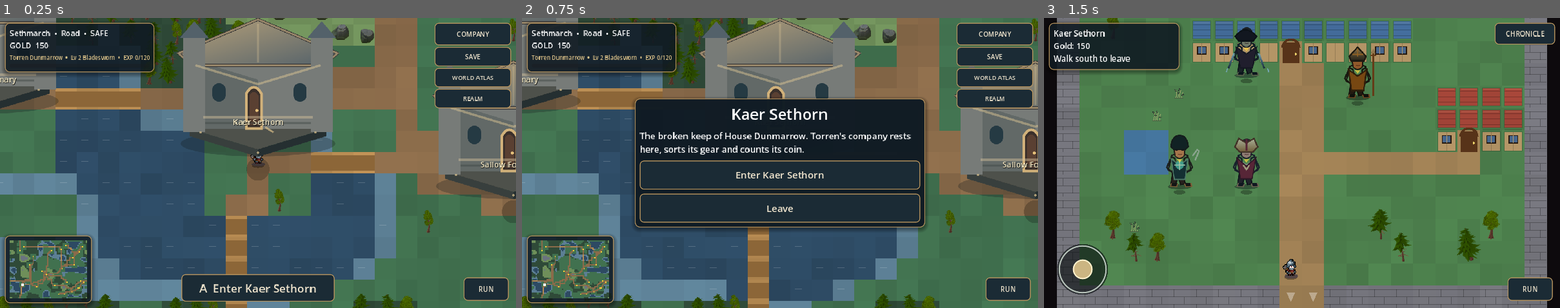
Above: before the commit, frames 1-3 (left to right).
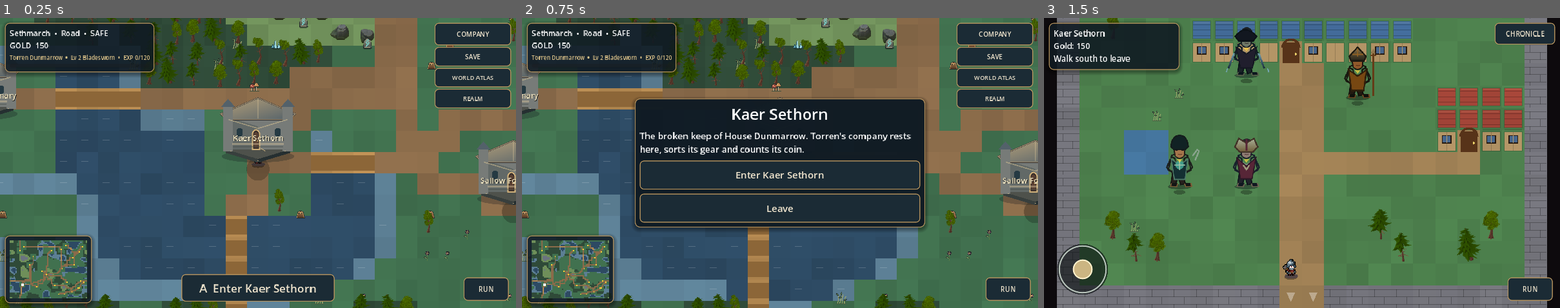
Above: after the commit, the same moments.

Repository: ninjun42215-gif/KindleWake
Game: Godot game, scene res://World.tscn
Same seed, same stepped clock (60 frames per second), same inputs: the game is played once before the commit and once after it. This scene is started directly instead of the project's main scene.
Inputs:
- Up to frame 1 (0.25 s): no input
- Up to frame 2 (0.75 s): click "A Enter Kaer Sethorn" at 0.5 s
- Up to frame 3 (1.5 s): click "Enter Kaer Sethorn" at 1.25 s

The runs differ from the first frame. In frame 1, 18% of the frame differs, in the area x 0-100%, y 0-99%; in frame 2, 13%; in frame 3, nothing differs.

Commit message:
Reduce overworld building scale and add terrain detail sprites

Diff:
--- a/Kindlewake/scripts/ui/world_scene.gd
+++ b/Kindlewake/scripts/ui/world_scene.gd
@@ -491,6 +491,8 @@
         var k: String = str(d["kind"])
         if k == "tex":
             Art.draw_world(self, str(d["name"]), Vector2(float(d["x"]), float(d["y"])), float(d["scale"]))
+        elif k == "field":
+            Art.draw_prop(self, str(d["name"]), Vector2(float(d["x"]), float(d["y"])), float(d["scale"]))
         elif k == "place":
             _draw_place(d["place"])
         else:
@@ -523,6 +525,20 @@
                 out.append({"y": origin.y + TILE * (0.7 + 0.2 * h2), "kind": "tex", "name": "rock_a" if h2 < 0.5 else "rock_b", "x": origin.x + TILE * (0.3 + 0.4 * h2), "scale": 0.9})
             elif t == WorldMap.GRASS and h > 0.965:
                 out.append({"y": origin.y + TILE * 0.8, "kind": "tex", "name": "tree_a" if h2 < 0.5 else "tree_b", "x": origin.x + TILE * 0.5, "scale": 0.6})
+            # Sparse secondary details add regional texture without cluttering roads.
+            var detail_roll: float = WorldMap.hash01(canonical.x, canonical.y, 73)
+            if detail_roll > 0.925:
+                var field_name: String = ""
+                if t == WorldMap.GRASS:
+                    field_name = "flower" if h2 < 0.5 else "stump"
+                elif t == WorldMap.FOREST:
+                    field_name = "mushrooms" if h2 < 0.5 else "reeds"
+                elif t == WorldMap.HILL:
+                    field_name = "crystals" if h2 < 0.5 else "rune_stone"
+                elif t == WorldMap.FORD:
+                    field_name = "reeds"
+                if field_name != "":
+                    out.append({"y": origin.y + TILE * 0.88, "kind": "field", "name": field_name, "x": origin.x + TILE * (0.3 + 0.4 * h2), "scale": 0.24})
     return out
 
 
@@ -576,10 +592,10 @@
     var kind: String = str(p.get("kind", ""))
     var c: Vector2 = p.get("_render_pos", cell_center(wmap.place_cell(id)))
     draw_circle(c + Vector2(0, 14), 26.0, Color(0, 0, 0, 0.22))
-    var top: float = 60.0
+    var top: float = 46.0
     if kind == "keep" or kind == "stronghold":
-        Art.draw_world(self, "keep", c + Vector2(0, 26), 0.85)
-        top = 100.0
+        Art.draw_world(self, "keep", c + Vector2(0, 18), 0.40)
+        top = 64.0
     elif kind == "port":
         draw_rect(Rect2(c + Vector2(-48, 18), Vector2(96, 12)), Color("#7d684e"))
         draw_line(c + Vector2(-42, 16), c + Vector2(-42, 44), Color("#b99a6b"), 4.0)
@@ -589,18 +605,18 @@
         draw_colored_polygon(PackedVector2Array([c + Vector2(2, -30), c + Vector2(24, -18), c + Vector2(2, -6)]), Color("#7aaeb0"))
         top = 82.0
     elif kind == "village":
-        Art.draw_world(self, "house_a", c + Vector2(-28, 14), 0.85)
-        Art.draw_world(self, "house_c", c + Vector2(26, 12), 0.85)
-        Art.draw_world(self, "house_b", c + Vector2(0, 28), 0.85)
-        top = 62.0
+        Art.draw_world(self, "house_a", c + Vector2(-20, 10), 0.29)
+        Art.draw_world(self, "house_c", c + Vector2(19, 9), 0.29)
+        Art.draw_world(self, "house_b", c + Vector2(0, 21), 0.29)
+        top = 48.0
     elif kind == "ruin" or kind == "dungeon":
-        Art.draw_world(self, "dead_b", c + Vector2(-30, 24), 0.8)
-        Art.draw_world(self, "tower_a", c + Vector2(0, 26), 0.8, Color(0.82, 0.82, 0.82))
-        Art.draw_world(self, "rock_a", c + Vector2(26, 28), 0.9)
-        top = 82.0
+        Art.draw_world(self, "dead_b", c + Vector2(-19, 16), 0.30)
+        Art.draw_world(self, "tower_a", c + Vector2(0, 18), 0.31, Color(0.82, 0.82, 0.82))
+        Art.draw_world(self, "rock_a", c + Vector2(19, 20), 0.32)
+        top = 54.0
     elif kind == "gate":
-        Art.draw_world(self, "tower_a", c + Vector2(0, 24), 0.9, Color(0.75, 0.68, 0.48))
-        top = 70.0
+        Art.draw_world(self, "tower_a", c + Vector2(0, 17), 0.34, Color(0.75, 0.68, 0.48))
+        top = 50.0
     elif kind == "charter":
         draw_line(c + Vector2(0, 18), c + Vector2(0, -42), Color("#d9c18a"), 4.0)
         draw_colored_polygon(PackedVector2Array([c + Vector2(2, -38), c + Vector2(34, -24), c + Vector2(2, -8)]), Color("#7aaeb0"))
@@ -609,10 +625,10 @@
     elif kind == "camp":
         var cleared: bool = bool(GameState.world_flags.get("camp_cleared", false))
         var tint: Color = Color(0.55, 0.55, 0.55) if cleared else Color(1.0, 0.82, 0.78)
-        Art.draw_world(self, "hut", c + Vector2(-28, 16), 0.9, tint)
-        Art.draw_world(self, "hut", c + Vector2(26, 14), 0.9, tint)
-        Art.draw_world(self, "hut", c + Vector2(0, 30), 0.95, tint)
-        top = 60.0
+        Art.draw_world(self, "hut", c + Vector2(-19, 10), 0.29, tint)
+        Art.draw_world(self, "hut", c + Vector2(19, 10), 0.29, tint)
+        Art.draw_world(self, "hut", c + Vector2(0, 22), 0.29, tint)
+        top = 48.0
     var font: Font = ThemeDB.fallback_font
     var label: String = str(p.get("name", ""))
     draw_string(font, c + Vector2(-79, -top + 15), label, HORIZONTAL_ALIGNMENT_CENTER, 160, 18, Color(0, 0, 0, 0.85))
